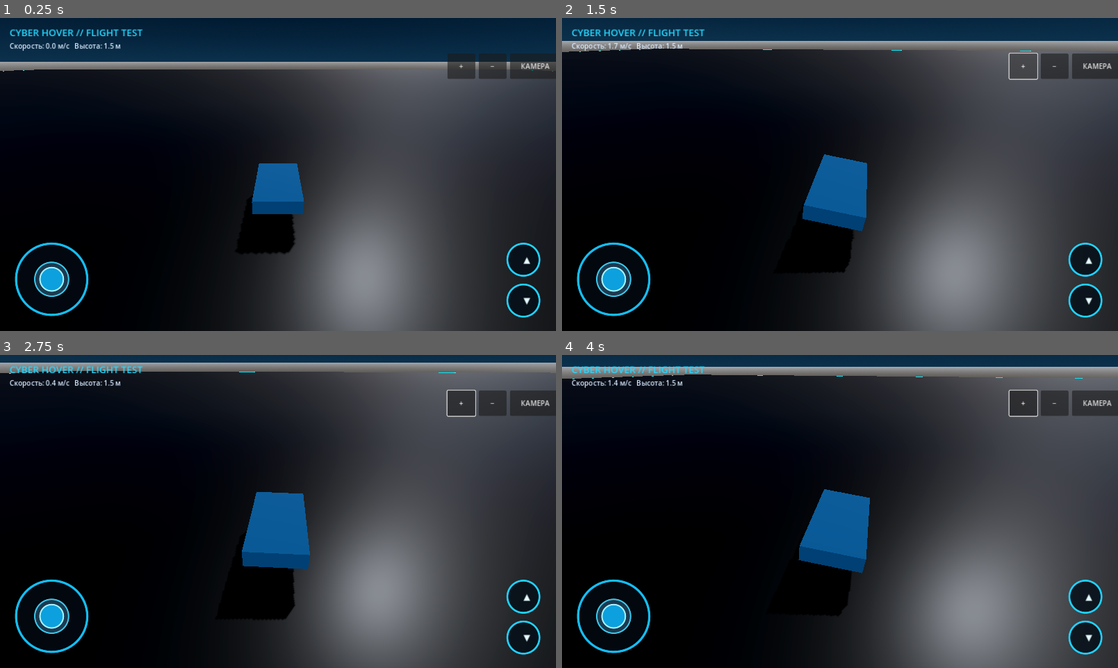
Above: before the commit, frames 1-4 (two rows, left to right).
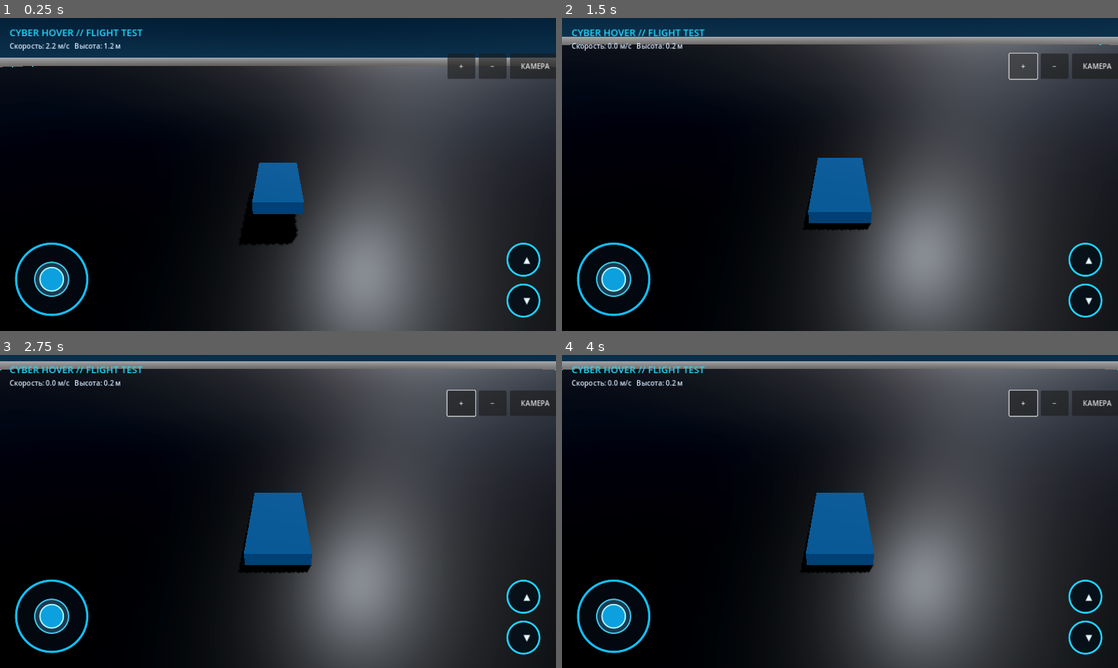
Above: after the commit, the same moments.

Repository: a89526425040-creator/CyberHoverDemo
Game: Godot game, scene res://main.tscn
Two runs of this game, one before a commit and one after it. Both use one fixed random seed, a clock stepped at 60 frames per second and the inputs below.
Inputs (mouse positions are in pixels of both pictures, inside the frame that each line leads up to):
- Up to frame 1 (0.25 s): no input
- Up to frame 2 (1.5 s): tap Enter at 0.5 s; move the mouse to (962, 158) at 0.52 s; hold D 0.53-1.25 s; tap Ctrl at 0.6 s; click (962, 158) at 0.67 s; tap Space at 0.77 s; click "+" at 1.25 s
- Up to frame 3 (2.75 s): drag from (166, 527) to (250, 574) at 2.02 s
- Up to frame 4 (4 s): move the mouse to (895, 442) at 2.77 s; hold D 2.78-3.5 s; tap Ctrl at 2.85 s; drag from (812, 574) to (673, 464) at 3.52 s

The runs differ from the first frame. In frame 1, 3.5% of the frame differs, in the area x 0-100%, y 8-76%; in frame 2, 17%; in frame 3, 4.8%; in frame 4, 33%, in the area x 0-100%, y 2-100%.
Error after the commit: Parse Error: Used tab character for indentation instead of space as used before in the file. (res://scripts/hover_controller.gd:115)

Commit message:
Fix yaw direction to match left and right steering

Diff:
--- a/scripts/hover_controller.gd
+++ b/scripts/hover_controller.gd
@@ -114,7 +114,8 @@
     var relative_basis: Basis = heading_basis.inverse() * basis
     var attitude := relative_basis.get_euler()
 
-    var desired_yaw_rate := smoothed_strafe * 0.72 * speed_factor
+    # Positive yaw rotates this -Z-facing craft to the left; invert the strafe sign so left input turns left.
+	var desired_yaw_rate := -smoothed_strafe * 0.72 * speed_factor
     var yaw_control := (desired_yaw_rate - local_angular.y) * yaw_torque
 
     # Stick deflection sets a bank/pitch angle; spring-damper control returns smoothly to level.
